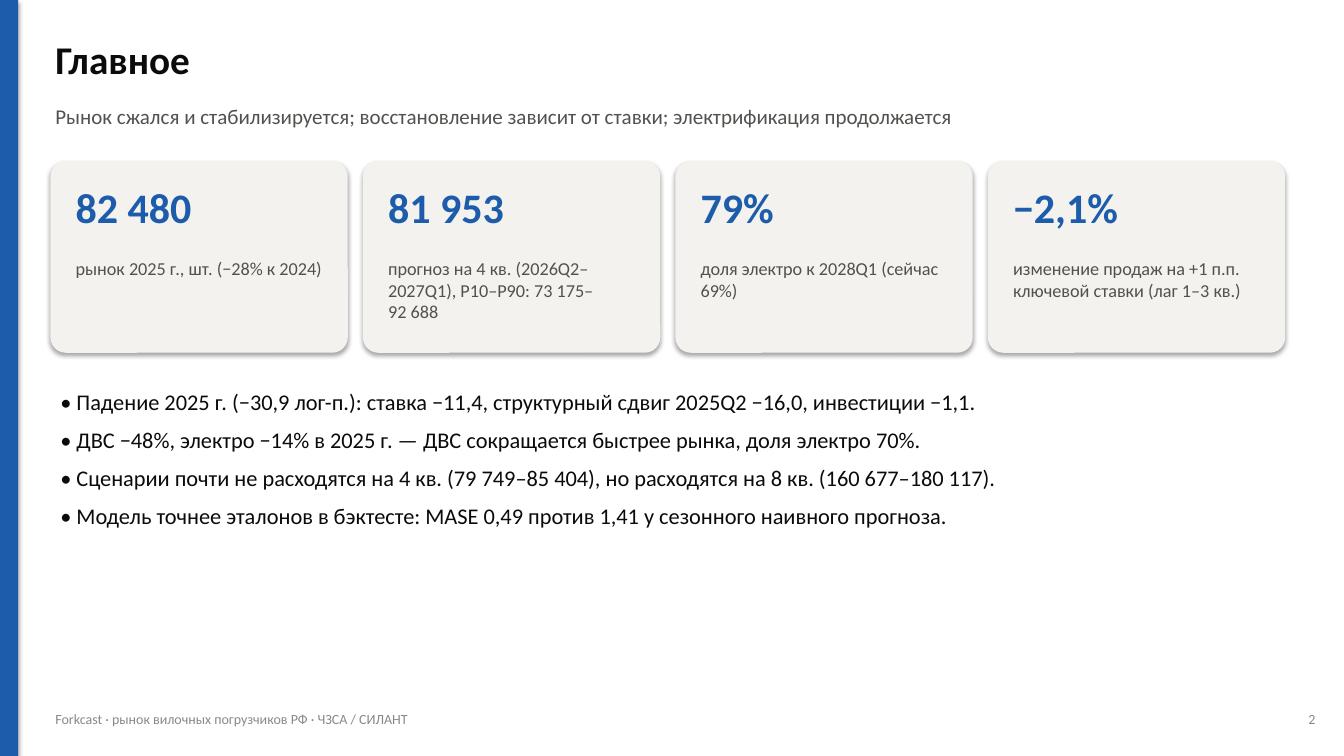
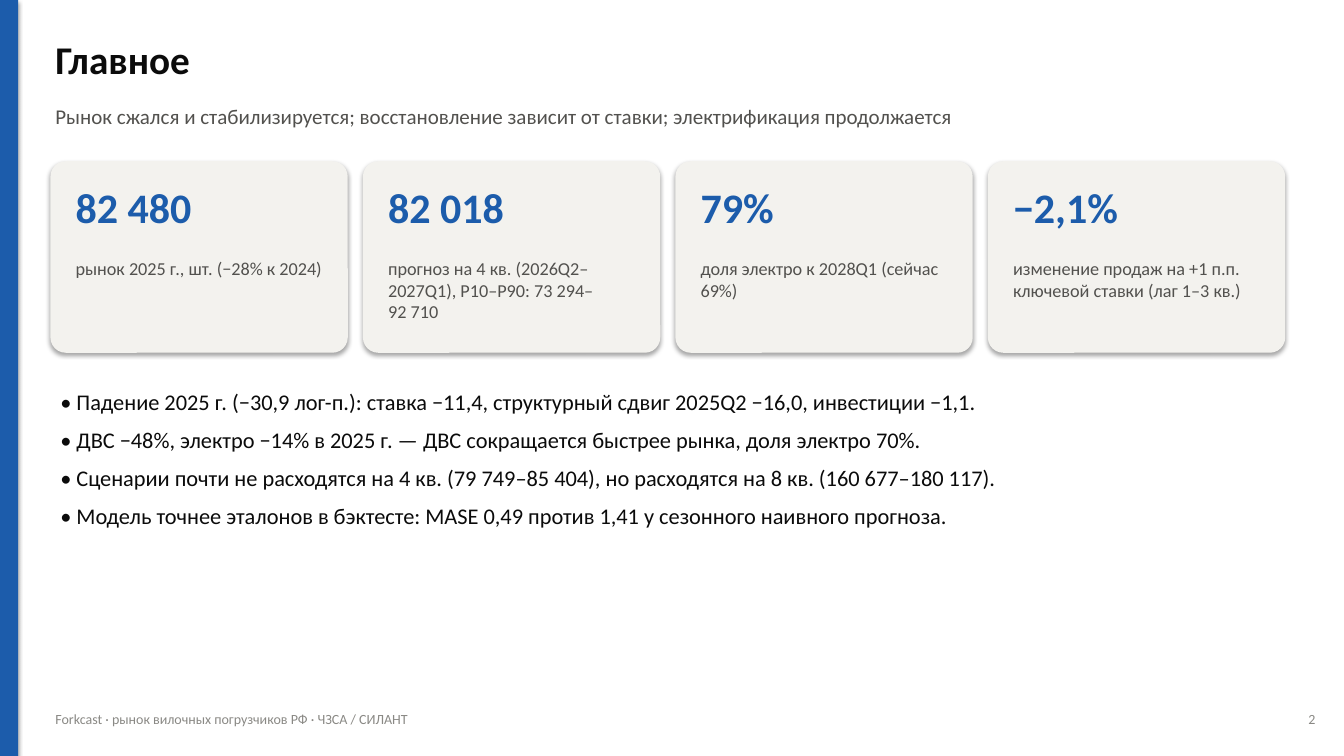
Before and after one commit to Anton-Sergeev-EA/Forkcast, a slide deck: slide 2 of reports/forkcast_presentation.pptx. Drawn at 1344x756 pixels with LibreOffice and Linux fonts; fonts in the diff are those of the drawing. Boxes give left, top, right and bottom in pixels: in the first picture for what was removed or moved away, otherwise in the second. Text is boxed around its words. In the diff, an @@ line names an element or a change of style, - is before the commit and + after.

```diff
--- a/reports/forkcast_presentation.pptx
+++ b/reports/forkcast_presentation.pptx
@@ text at bbox=[388, 194, 504, 224]: text changed @@
-81 953
+82 018
@@ text at bbox=[388, 262, 594, 318]: text changed @@
-прогноз на 4 кв. (2026Q2–2027Q1), P10–P90: 73 175–92 688
+прогноз на 4 кв. (2026Q2–2027Q1), P10–P90: 73 294–92 710
```
Also in this commit, not shown: 4 other slides changed, 21 other files.
